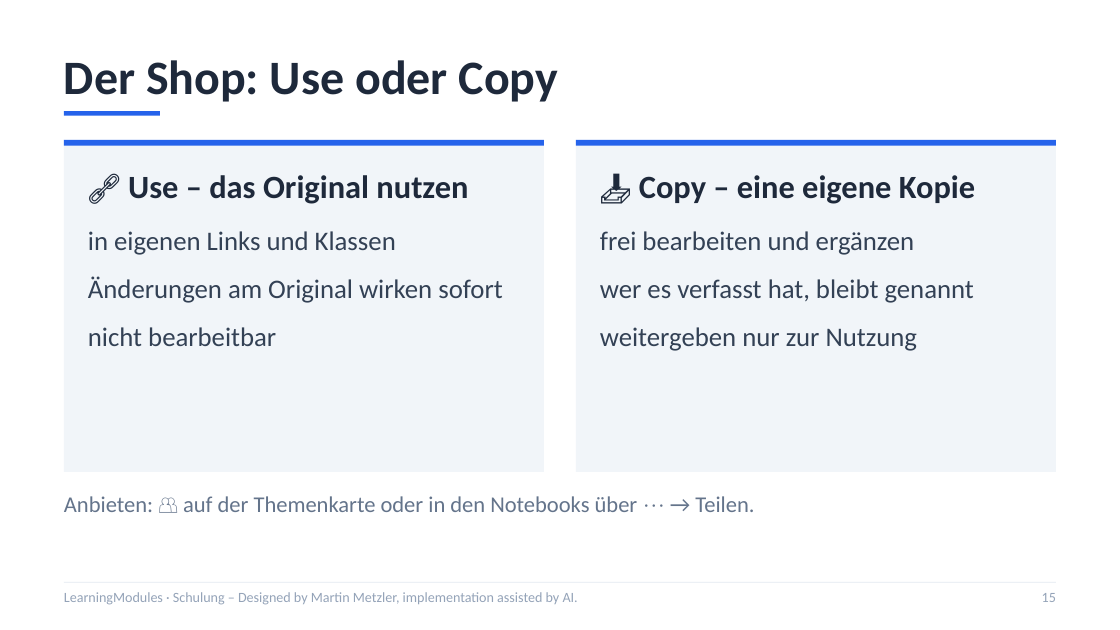
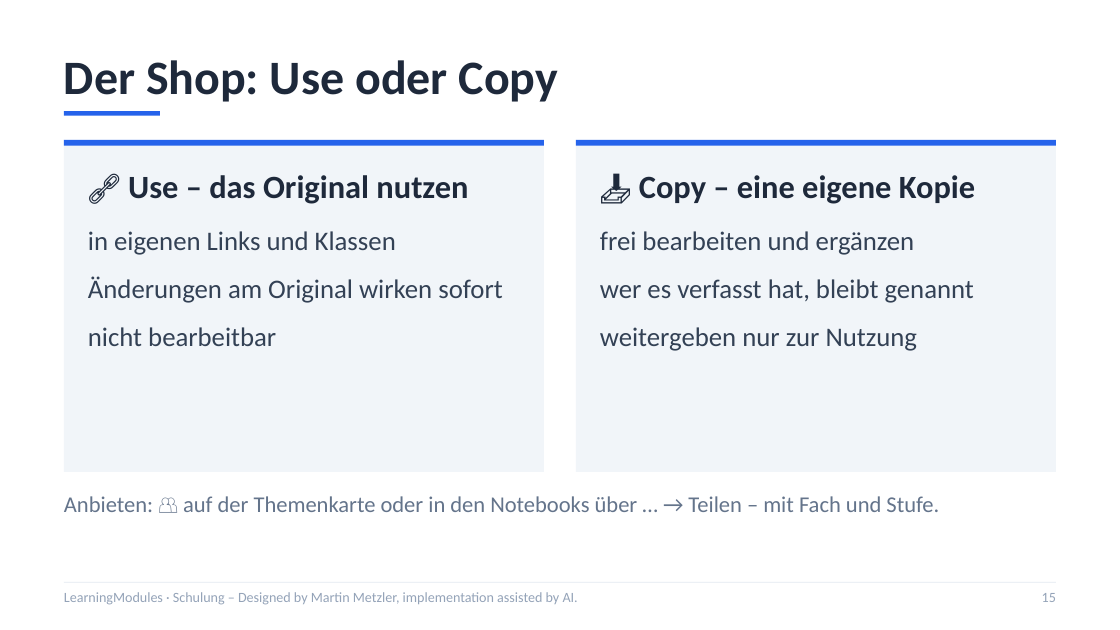
Before and after one commit to mmetzler-fes/LearningModules, a slide deck: slide 15 of schulung/LearningModules-Schulung.pptx. Drawn at 1120x630 pixels with LibreOffice and Linux fonts; fonts in the diff are those of the drawing. Boxes give left, top, right and bottom in pixels: in the first picture for what was removed or moved away, otherwise in the second. Text is boxed around its words. In the diff, an @@ line names an element or a change of style, - is before the commit and + after.

```diff
--- a/schulung/LearningModules-Schulung.pptx
+++ b/schulung/LearningModules-Schulung.pptx
@@ text at (64, 496, 939, 512): text changed @@
-Anbieten: 👥 auf der Themenkarte oder in den Notebooks über ⋯ → Teilen.
+Anbieten: 👥 auf der Themenkarte oder in den Notebooks über … → Teilen – mit Fach und Stufe.
```
Also in this commit, not shown: 7 other slides changed, 2 other files.
